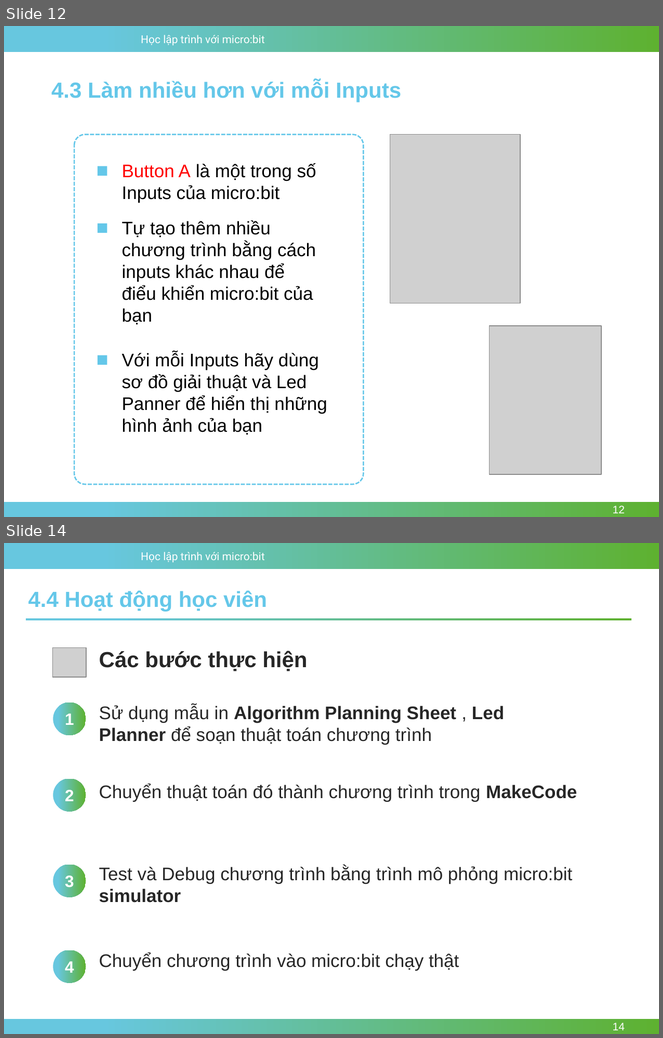
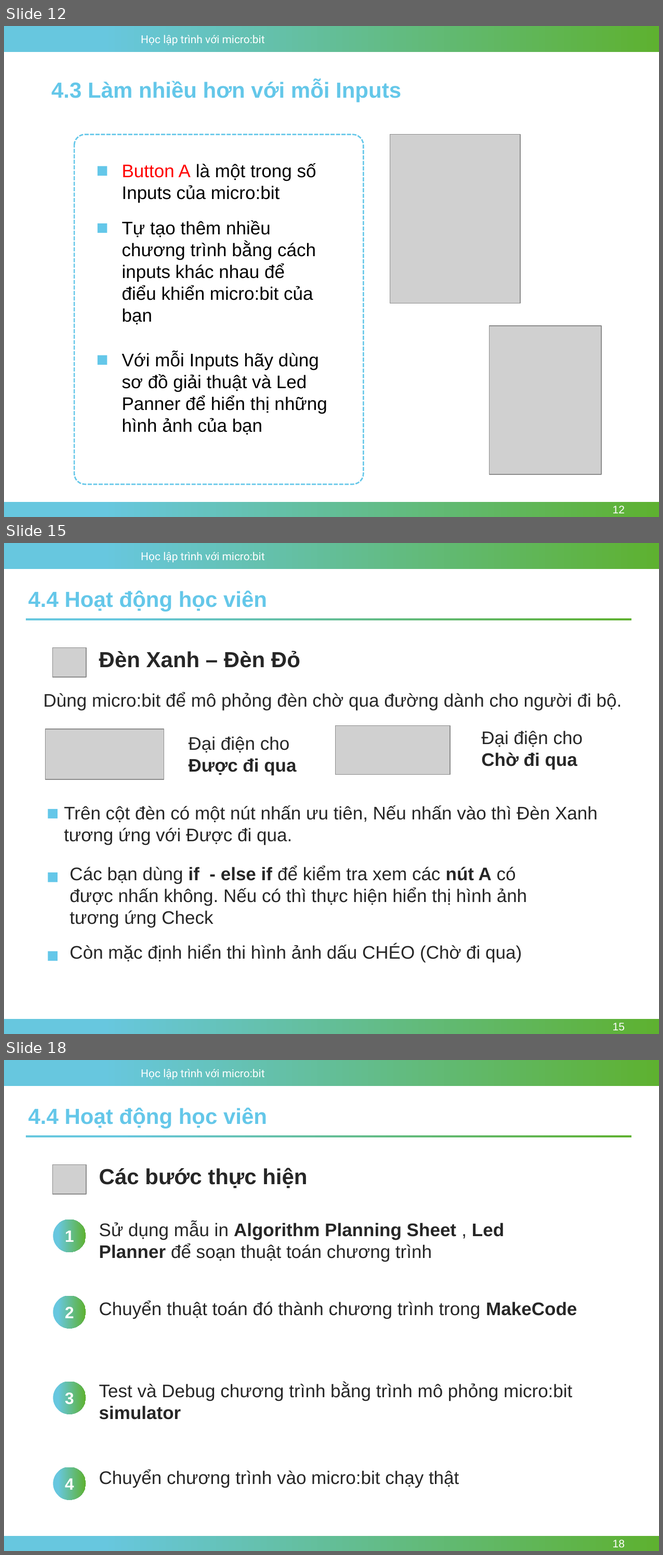
Before and after one commit to nhannn87dn/Learn-microbit, a slide deck: Lessions/Bai-04-Conditions-and-Logic/4.Conditional-and-Boolean.pptx. Shown one above the other, each under a label of ours: slides 12 and 14 before the commit, slides 12, 15 and 18 after it; the slides between them are not shown. The pictures are 663x1038 and 663x1555 pixels, drawn with LibreOffice and Linux fonts; fonts in the diff are those of the drawing; grey boxes stand for pictures; background and template pictures are left out. Boxes give left, top, right and bottom in pixels: in the first picture for what was removed or moved away, otherwise in the second. Text is boxed around its words. In the diff, an @@ line names an element or a change of style, - is before the commit and + after.

```diff
--- a/Lessions/Bai-04-Conditions-and-Logic/4.Conditional-and-Boolean.pptx
+++ b/Lessions/Bai-04-Conditions-and-Logic/4.Conditional-and-Boolean.pptx
@@ slide 15 added at [4,543,659,1034], background #FFFFFF; not listed: 3 template elements that a slide beside it also shows @@
@@ text added at [28,590,267,611], 24 pt, text #64C7E9, bold @@
+4.4 Hoạt động học viên
@@ rectangle added at [26,618,632,620], fill gradient #67C7DF to #5EB130 @@
@@ picture added at [52,648,86,677] @@
@@ text added at [99,651,300,668], 24 pt, text #262626, bold @@
+Đèn Xanh – Đèn Đỏ
@@ text added at [44,692,622,710], 20 pt, text #262626 @@
+Dùng micro:bit để mô phỏng đèn chờ qua đường dành cho người đi bộ.
@@ picture added at [45,729,164,780] @@
@@ picture added at [336,726,450,775] @@
@@ text added at [189,736,296,775], 20 pt, text #262626 @@
+Đại điện cho Được đi qua
@@ text added at [481,731,583,770], 20 pt, text #262626 @@
+Đại điện cho Chờ đi qua
@@ text added at [64,806,598,845], 20 pt, text #262626 @@
+Trên cột đèn có một nút nhấn ưu tiên, Nếu nhấn vào thì Đèn Xanh tương ứng với Được đi qua.
@@ rectangle added at [48,809,58,819], fill #64C7E9 @@
@@ text added at [70,865,527,927], 20 pt, text #262626 @@
+Các bạn dùng if - else if để kiểm tra xem các nút A có được nhấn không. Nếu có thì thực hiện hiển thị hình ảnh tương ứng Check
@@ rectangle added at [48,873,58,883], fill #64C7E9 @@
@@ text added at [70,944,522,963], 20 pt, text #262626 @@
+Còn mặc định hiển thi hình ảnh dấu CHÉO (Chờ đi qua)
@@ rectangle added at [48,952,58,962], fill #64C7E9 @@
@@ page number added at [613,1023,625,1031], 12 pt, text #FFFFFF @@
+15
@@ what was slide 14 is now slide 18 @@
@@ page number at [613,1540,625,1548]: text changed @@
-14
+18
```
Also in this commit, not shown: 2 slides changed, 3 other slides added, 2 other files.
